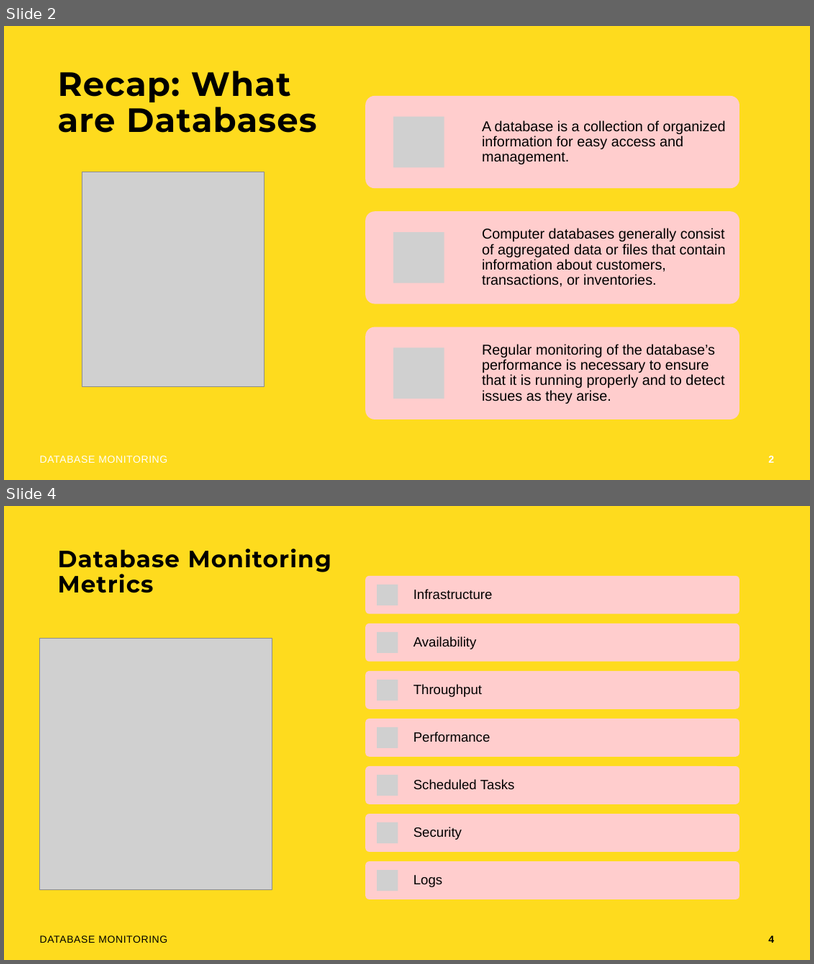
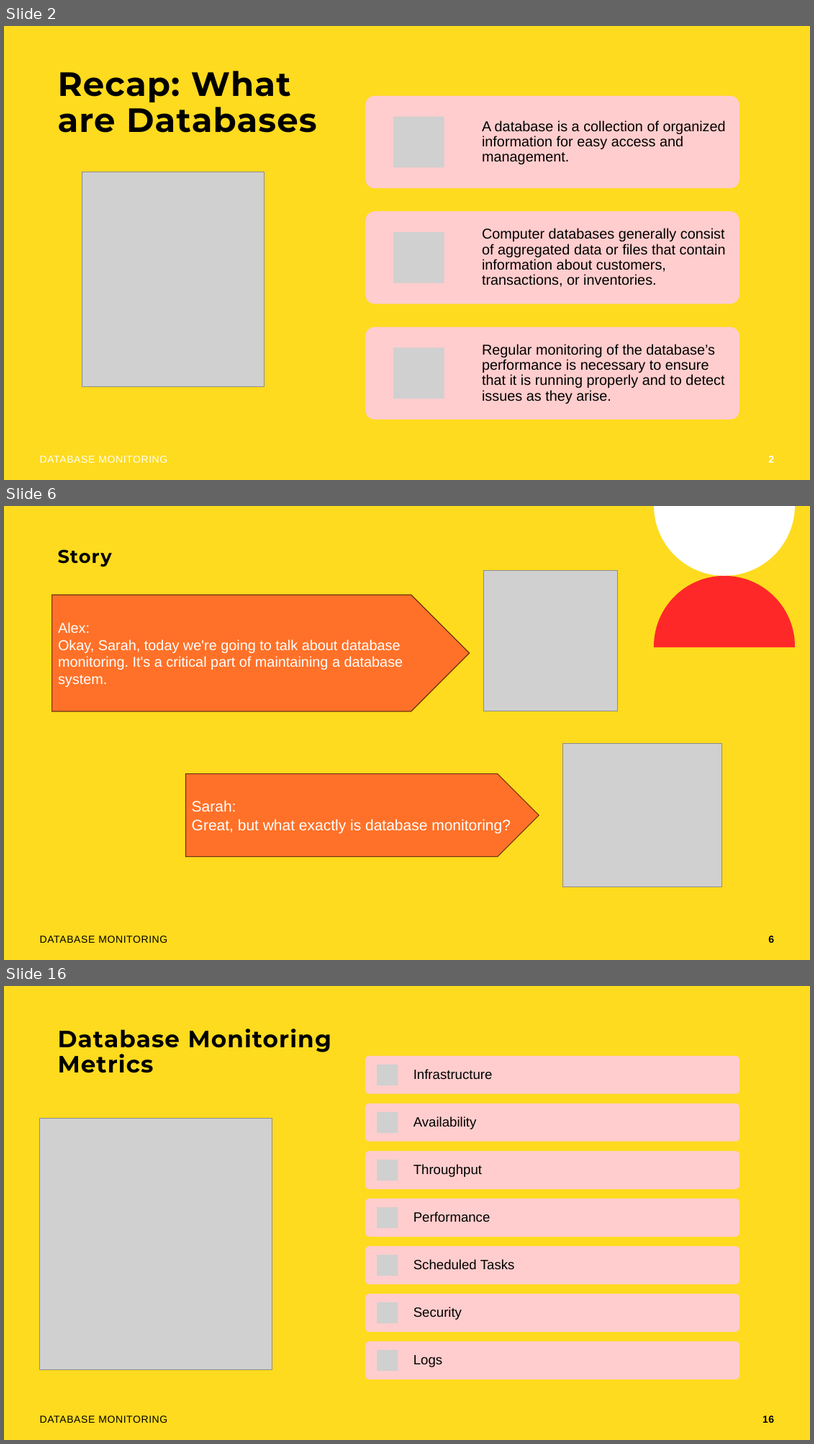
Before and after one commit to rolling-scopes-school/devops, a slide deck: modules/11. Monitoring/Database Monitoring.pptx. Shown one above the other, each under a label of ours: slides 2 and 4 before the commit, slides 2, 6 and 16 after it; the slides between them are not shown. The pictures are 814x964 and 814x1444 pixels, drawn with LibreOffice and Linux fonts; fonts in the diff are those of the drawing; grey boxes stand for pictures; background and template pictures are left out. Boxes give left, top, right and bottom in pixels: in the first picture for what was removed or moved away, otherwise in the second. Text is boxed around its words. In the diff, an @@ line names an element or a change of style, - is before the commit and + after.

```diff
--- a/modules/11. Monitoring/Database Monitoring.pptx
+++ b/modules/11. Monitoring/Database Monitoring.pptx
@@ slide 6 added at (4,506,810,960), background #FEDB1E @@
@@ freeform shape added at (654,506,795,576), fill #FFFFFF @@
@@ title added at (58,549,112,566), 22 pt, text #000000, bold @@
+Story
@@ picture added at (484,571,618,711) @@
@@ freeform shape added at (654,576,795,647), fill #FF2828 @@
@@ pentagon arrow added at (52,595,469,711), fill #FF7128, outline #703212 1 pt, 17 pt, text #FFFFFF @@
+Alex:
+Okay, Sarah, today we're going to talk about database monitoring. It's a critical part of maintaining a database system.
@@ picture added at (563,743,722,886) @@
@@ pentagon arrow added at (186,773,540,856), fill #FF7128, outline #703212 1 pt, 18 pt, text #FFFFFF @@
+Sarah:
+Great, but what exactly is database monitoring?
@@ text added at (40,935,167,942), 12 pt, text #000000 @@
+DATABASE MONITORING
@@ page number added at (769,935,774,942), 12 pt, text #000000, bold @@
+6
@@ what was slide 4 is now slide 16 @@
@@ page number at (763,1415,774,1422): text changed @@
-4
+16
```
Also in this commit, not shown: 18 slides changed, 11 other slides added.
